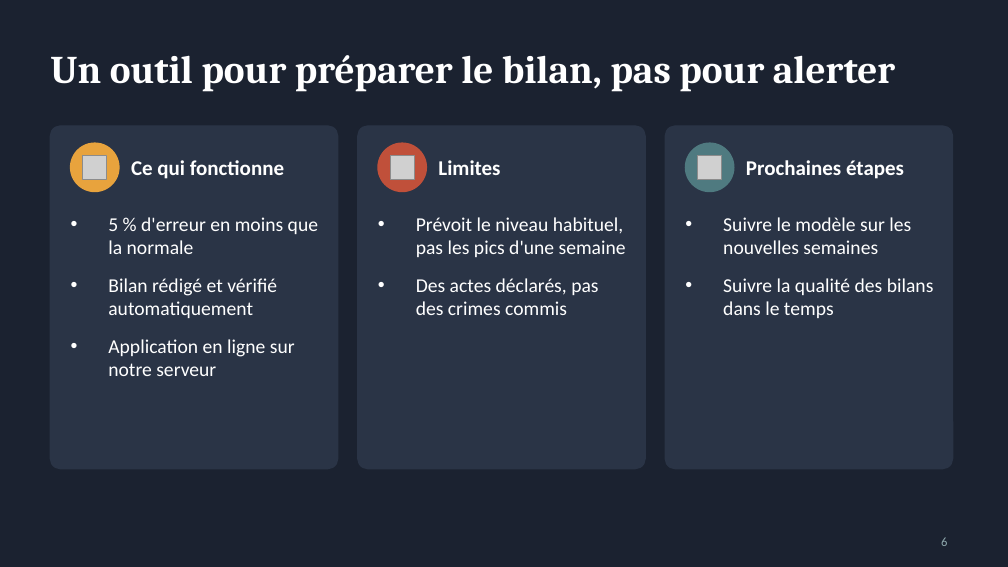
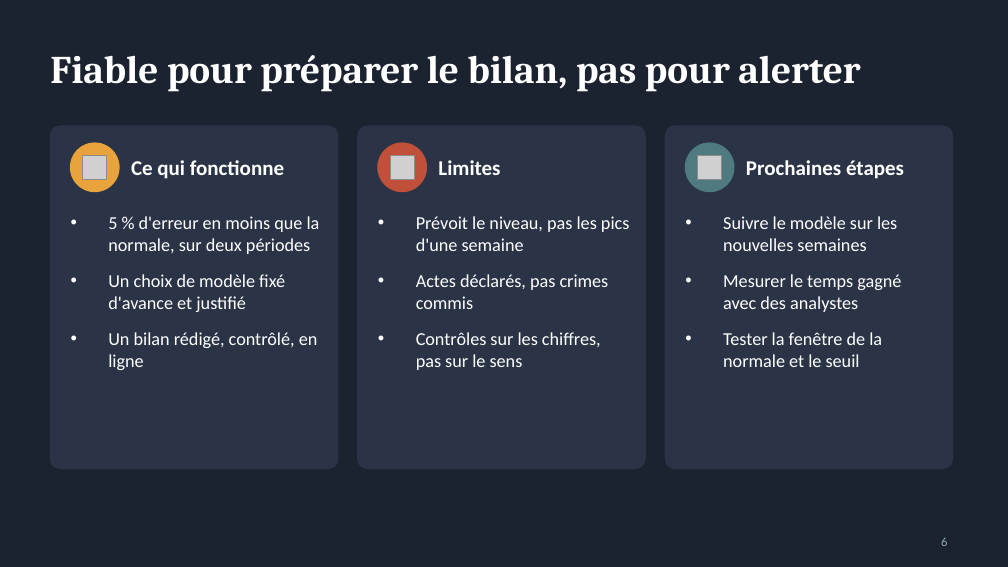
Before and after one commit to mirecloud/criminal-work, a slide deck: slide 6 of livrables/presentation.pptx. Drawn at 1008x567 pixels with LibreOffice and Linux fonts; fonts in the diff are those of the drawing; grey boxes stand for pictures. Boxes give left, top, right and bottom in pixels: in the first picture for what was removed or moved away, otherwise in the second. Text is boxed around its words. In the diff, an @@ line names an element or a change of style, - is before the commit and + after.

```diff
--- a/livrables/presentation.pptx
+++ b/livrables/presentation.pptx
@@ title at (x1=50, y1=55, x2=860, y2=92): text changed @@
-Un outil pour préparer le bilan, pas pour alerter
+Fiable pour préparer le bilan, pas pour alerter
@@ text at (x1=108, y1=216, x2=320, y2=370): text changed; size 14 to 13 pt @@
-• 5 % d'erreur en moins que la normale
-• Bilan rédigé et vérifié automatiquement
-• Application en ligne sur notre serveur
+• 5 % d'erreur en moins que la normale, sur deux périodes
+• Un choix de modèle fixé d'avance et justifié
+• Un bilan rédigé, contrôlé, en ligne
@@ text at (x1=416, y1=216, x2=630, y2=370): text changed; size 14 to 13 pt @@
-• Prévoit le niveau habituel, pas les pics d'une semaine
-• Des actes déclarés, pas des crimes commis
+• Prévoit le niveau, pas les pics d'une semaine
+• Actes déclarés, pas crimes commis
+• Contrôles sur les chiffres, pas sur le sens
@@ text at (x1=723, y1=216, x2=897, y2=251): size 14 to 13 pt in "Suivre le modèle sur les nouvelles semaines" @@
@@ text at (x1=723, y1=274, x2=901, y2=367): text changed; size 14 to 13 pt @@
-• Suivre la qualité des bilans dans le temps
+• Mesurer le temps gagné avec des analystes
+• Tester la fenêtre de la normale et le seuil
```
Also in this commit, not shown: 3 other slides changed, 2 slides added, 2 slides removed.
